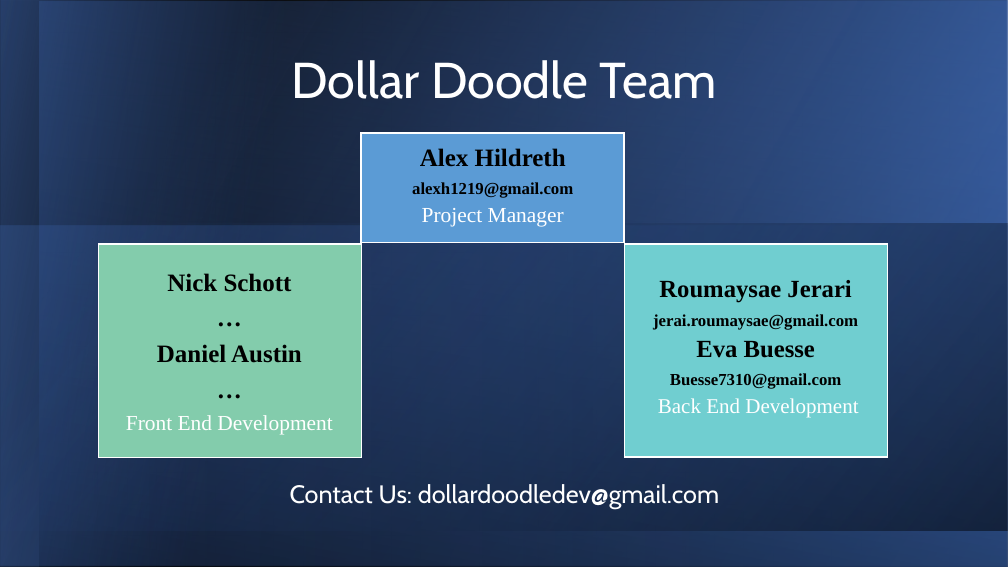
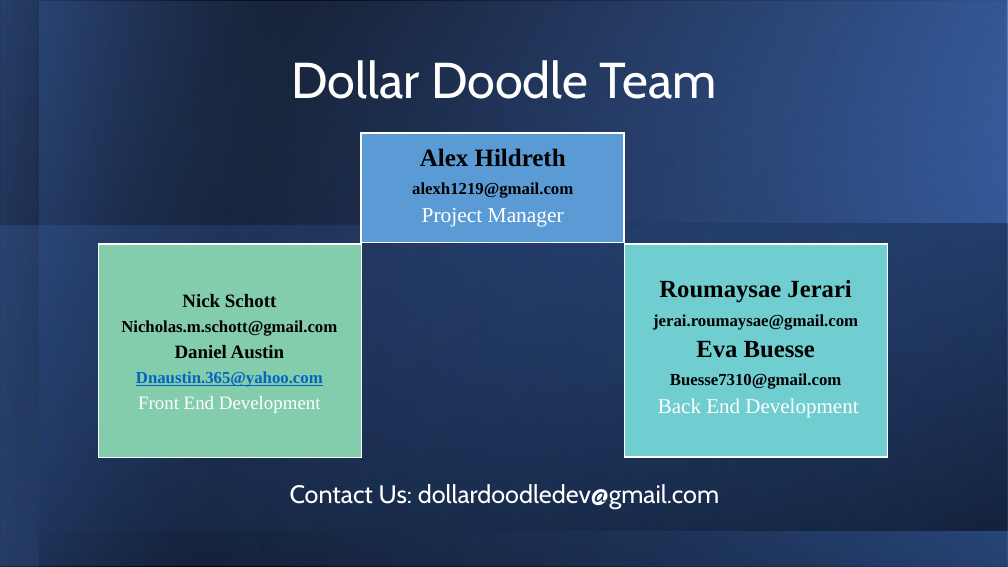
Before and after one commit to Buesse7310/Dollar-Doodle, a slide deck: slide 3 of docs/finalvideo/Dollar_Doodle-Final.pptx. Drawn at 1008x567 pixels with LibreOffice and Linux fonts; fonts in the diff are those of the drawing. Boxes give left, top, right and bottom in pixels: in the first picture for what was removed or moved away, otherwise in the second. Text is boxed around its words. In the diff, an @@ line names an element or a change of style, - is before the commit and + after.

```diff
--- a/docs/finalvideo/Dollar_Doodle-Final.pptx
+++ b/docs/finalvideo/Dollar_Doodle-Final.pptx
@@ text at (x1=138, y1=294, x2=321, y2=413): size 23.8 to 18 pt in "Nick Schott", "Daniel Austin"; size 20.4 to 18 pt in "Front End Development"; less space between paragraphs @@
@@ text at (x1=121, y1=320, x2=337, y2=336): text changed; size 23.8 to 16 pt @@
-…
+Nicholas.m.schott@gmail.com
@@ text at (x1=136, y1=371, x2=323, y2=387): text changed; size 23.8 to 16 pt; text colour #000000 to #0563C1 @@
-…
+Dnaustin.365@yahoo.com
```
Also in this commit, not shown: 1 slide added, 1 slide removed.
